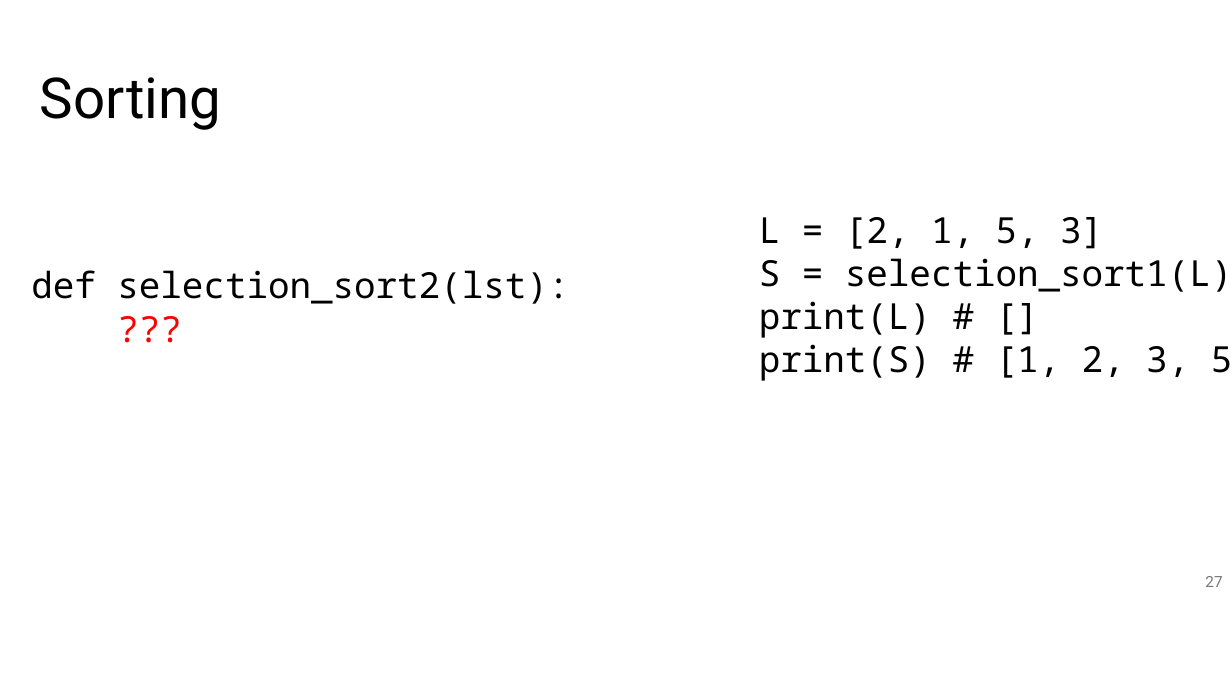
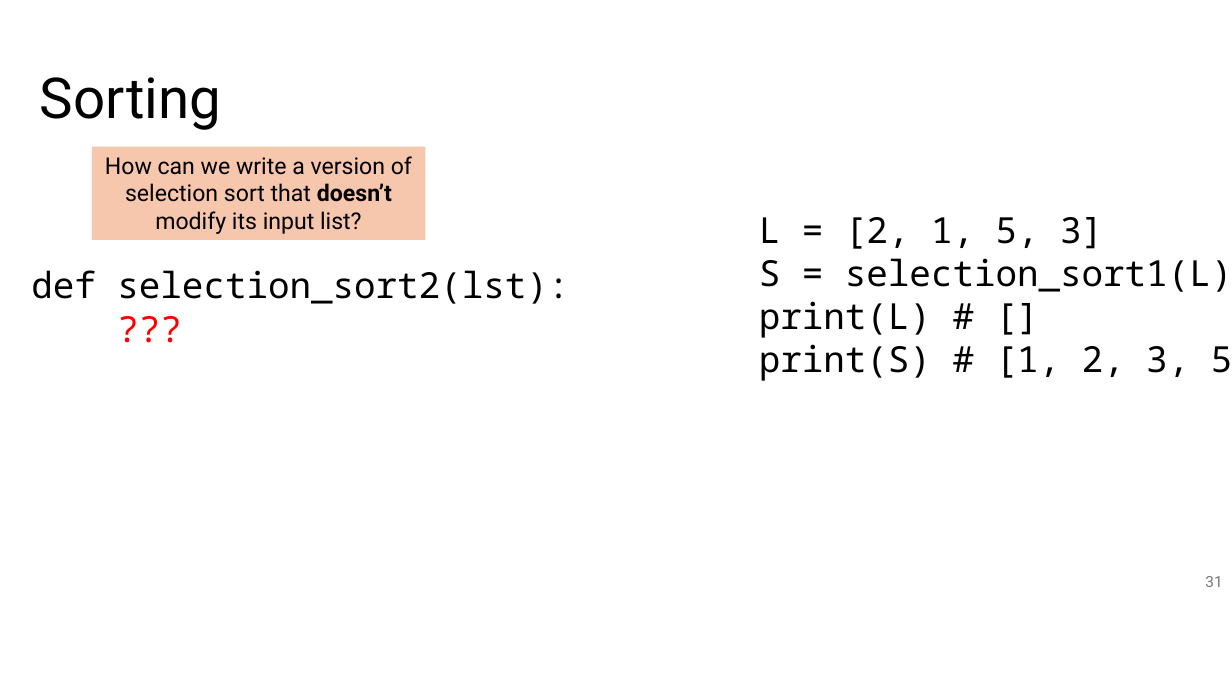
Before and after one commit to tjd1234/cmpt120fall2024, a slide deck: slide 31 of lecture_notes/chapter_algorithms/alg3_sorting/chapter_sorting.pptx (slide 27 before the commit). Drawn at 1232x693 pixels with LibreOffice and Linux fonts; fonts in the diff are those of the drawing. Boxes give left, top, right and bottom in pixels: in the first picture for what was removed or moved away, otherwise in the second. Text is boxed around its words. In the diff, an @@ line names an element or a change of style, - is before the commit and + after.

```diff
--- a/lecture_notes/chapter_algorithms/alg3_sorting/chapter_sorting.pptx
+++ b/lecture_notes/chapter_algorithms/alg3_sorting/chapter_sorting.pptx
@@ rectangle added at box(91, 147, 425, 240), fill #F6C6AD, 18 pt, text #000000 @@
+How can we write a version of selection sort that doesn’t modify its input list?
@@ page number at box(1205, 576, 1222, 587): text changed @@
-27
+31
```
Also in this commit, not shown: 13 other slides changed, 4 slides added, 2 other files.
